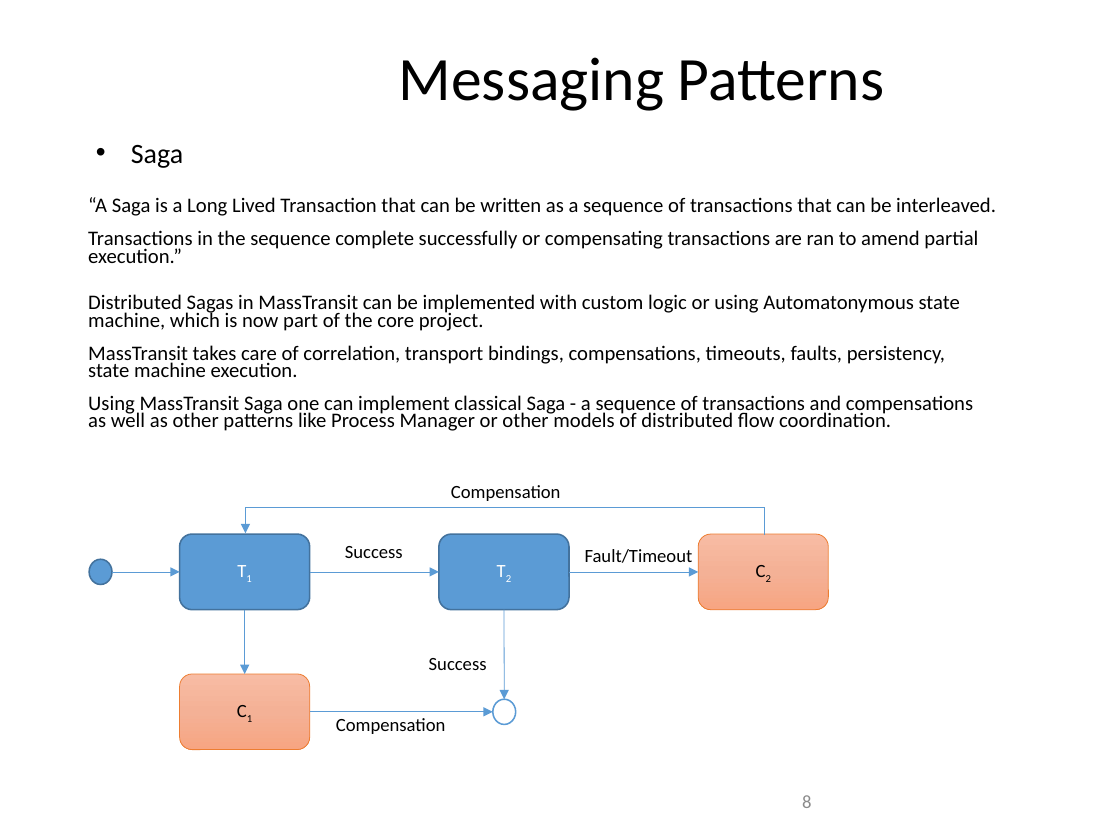
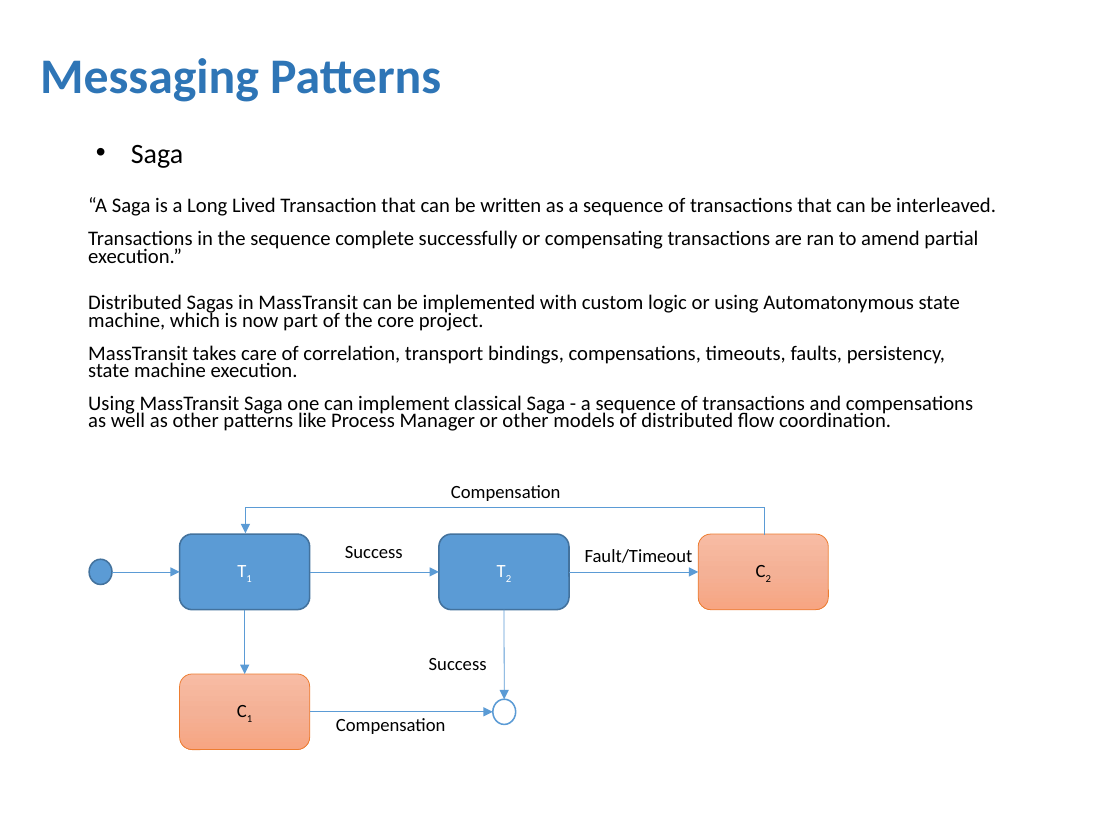
Before and after one commit to amichel/PaymentsGateway.MassTransit.Demo, a slide deck: slide 8 of Presentation/Service Bus Integration Patterns.pptx. Drawn at 1120x840 pixels with LibreOffice and Linux fonts; fonts in the diff are those of the drawing; background and template pictures are left out. Boxes give left, top, right and bottom in pixels: in the first picture for what was removed or moved away, otherwise in the second. Text is boxed around its words. In the diff, an @@ line names an element or a change of style, - is before the commit and + after.

```diff
--- a/Presentation/Service Bus Integration Patterns.pptx
+++ b/Presentation/Service Bus Integration Patterns.pptx
@@ text "Messaging Patterns": place and size @@
-text "Messaging Patterns" at [399, 57, 884, 111]
+text "Messaging Patterns" at [40, 58, 441, 102]
@@ text "Messaging Patterns" at [40, 58, 441, 102]: size 39.6 to 32 pt, text colour #000000 to #2E75B6, bold on; alignment centre to left @@
@@ page number removed at [802, 795, 811, 808] @@
-8
```
Also in this commit, not shown: 14 other slides changed, 1 slide added, 2 slides removed, 2 other files.
